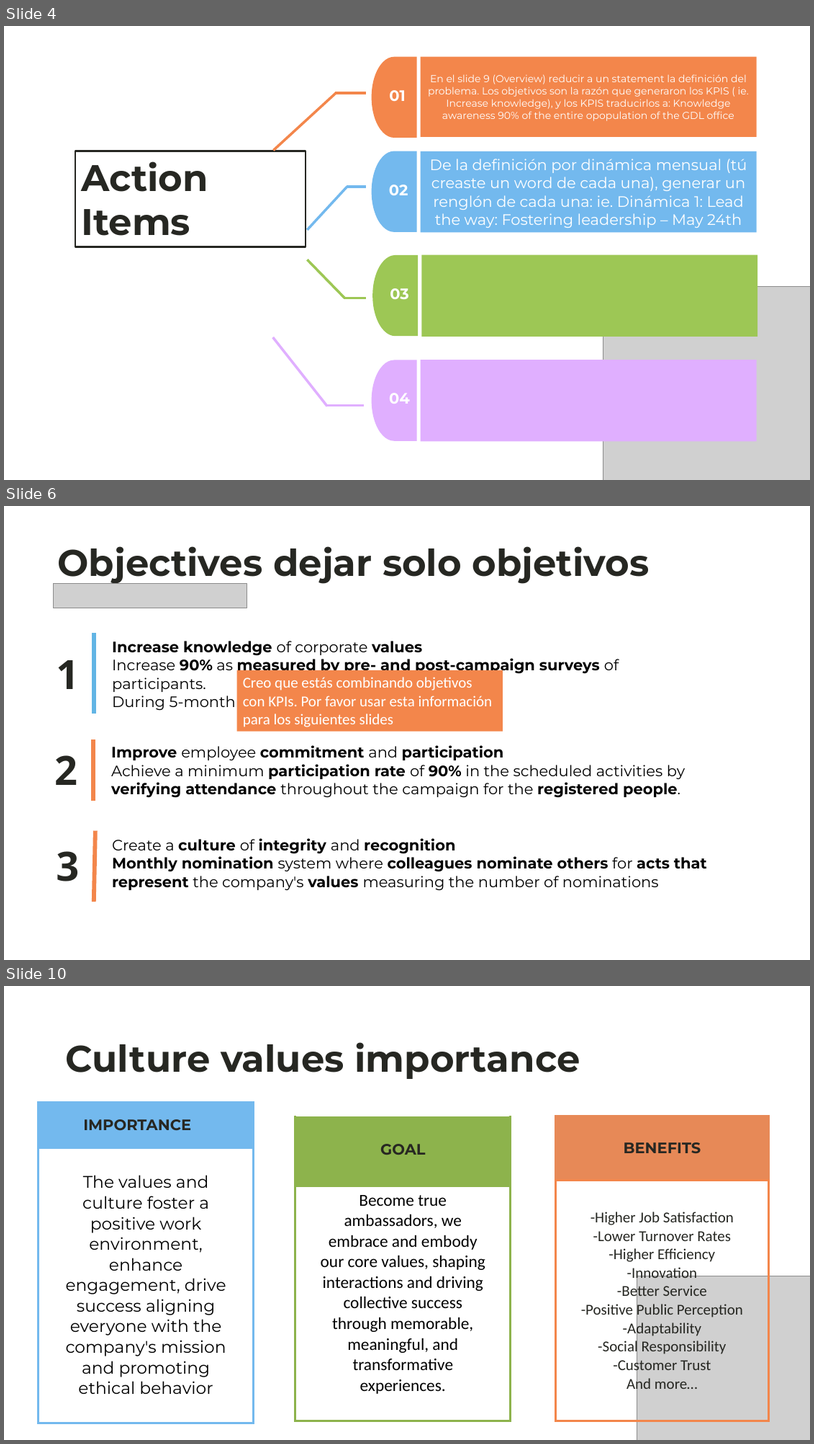
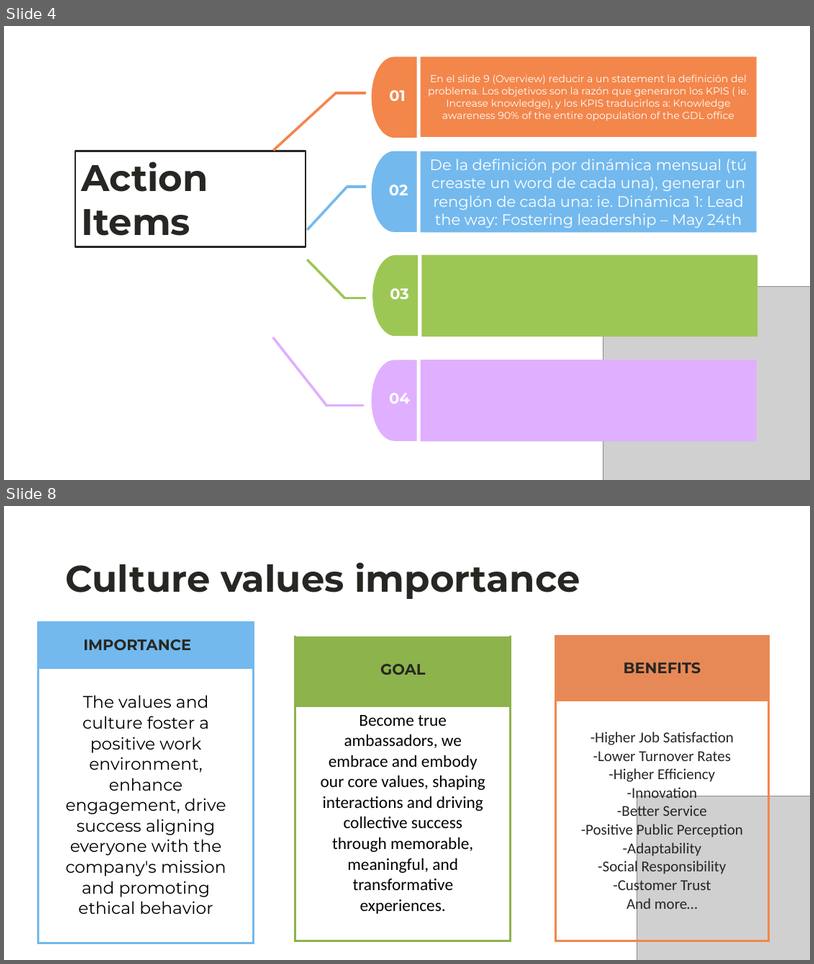
Before and after one commit to luis-92/Training, a slide deck: ValueCamp2025/Values2025_OnePager&BusinessCase - Copy.pptx. Shown one above the other, each under a label of ours: slides 4, 6 and 10 before the commit, slides 4 and 8 after it; the slides between them are not shown. The pictures are 814x1444 and 814x964 pixels, drawn with LibreOffice and Linux fonts; fonts in the diff are those of the drawing; grey boxes stand for pictures. Boxes give left, top, right and bottom in pixels: in the first picture for what was removed or moved away, otherwise in the second. Text is boxed around its words. In the diff, an @@ line names an element or a change of style, - is before the commit and + after.

```diff
--- a/ValueCamp2025/Values2025_OnePager&BusinessCase - Copy.pptx
+++ b/ValueCamp2025/Values2025_OnePager&BusinessCase - Copy.pptx
@@ slide 6 removed at (4,506,810,960), background #FFFFFF @@
@@ title removed at (58,546,650,585) @@
-Objectives dejar solo objetivos
@@ picture removed at (53,584,247,608) @@
@@ line removed from (94, 633) to (94, 713) @@
@@ text removed at (112,641,619,710) @@
-Increase knowledge of corporate values
-Increase 90% as measured by pre- and post-campaign surveys of participants.
-During 5-month campaign
@@ text removed at (56,660,79,689) @@
-1
@@ rectangle removed at (237,670,503,731) @@
-Creo que estás combinando objetivos con KPIs. Por favor usar esta información para los siguientes slides
@@ line removed from (93, 739) to (93, 800) @@
@@ text removed at (54,755,77,785) @@
-2
@@ text removed at (111,745,685,798) @@
-Improve employee commitment and participation
-Achieve a minimum participation rate of 90% in the scheduled activities by verifying attendance throughout the campaign for the registered people.
@@ text removed at (56,851,79,881) @@
-3
@@ line removed from (95, 830) to (94, 901) @@
@@ text removed at (112,838,707,890) @@
-Create a culture of integrity and recognition
-Monthly nomination system where colleagues nominate others for acts that represent the company's values measuring the number of nominations
@@ what was slide 10 is now slide 8 @@
```
Also in this commit, not shown: 2 slides changed, 4 slides added, 6 other slides removed.
